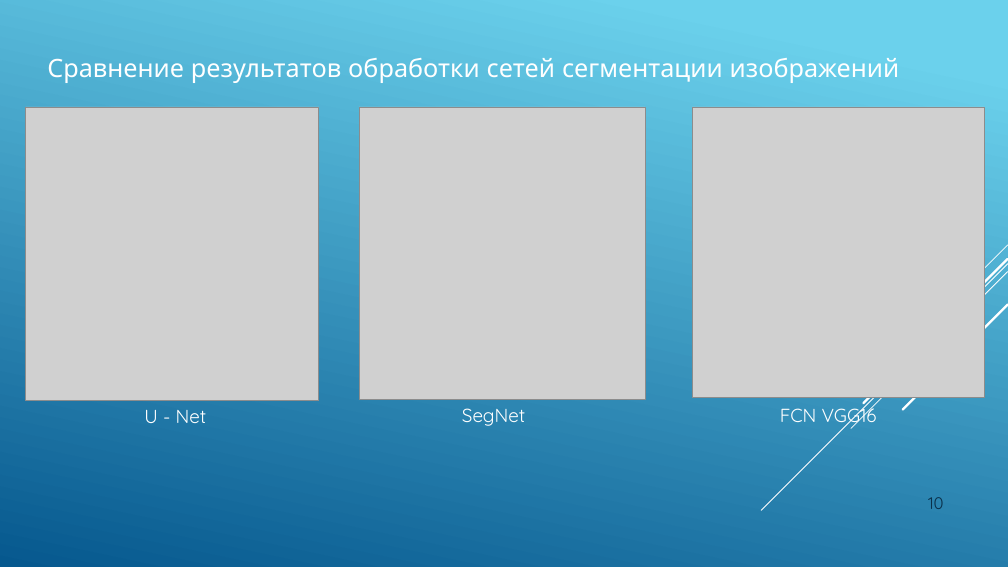
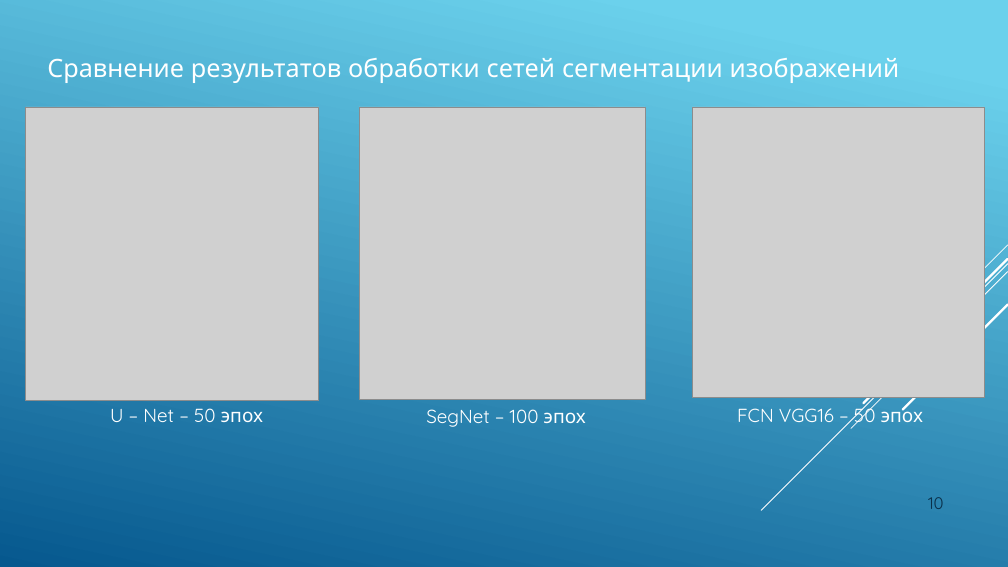
Before and after one commit to JacKira/Airbus_ship_detection, a slide deck: slide 10 of Отчет/ВКР презентация.pptx. Drawn at 1008x567 pixels with LibreOffice and Linux fonts; fonts in the diff are those of the drawing; grey boxes stand for pictures. Boxes give left, top, right and bottom in pixels: in the first picture for what was removed or moved away, otherwise in the second. Text is boxed around its words. In the diff, an @@ line names an element or a change of style, - is before the commit and + after.

```diff
--- a/Отчет/ВКР презентация.pptx
+++ b/Отчет/ВКР презентация.pptx
@@ text at [110,408,263,422]: text changed @@
-U - Net
+U – Net – 50 эпох
@@ text at [426,409,586,427]: text changed @@
-SegNet
+SegNet – 100 эпох
@@ text at [737,402,923,426]: text changed @@
-FCN VGG16
+FCN VGG16 – 50 эпох
```
Also in this commit, not shown: 7 other slides changed, 4 slides added, 1 other file.
